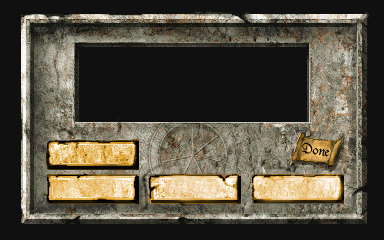
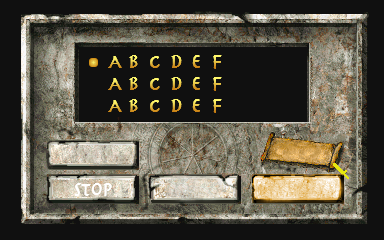
Layer changes from the first 384x240 image to the second:
hid "Button_Play_Hover" over [left=46, top=139, right=139, bottom=170]
hid "Button_Play_Idle" over [left=46, top=139, right=139, bottom=170]
hid "Button_Delete_Hover" over [left=47, top=174, right=139, bottom=204]
hid "Button_Delete_Idle" over [left=47, top=174, right=139, bottom=204]
hid "Button_Settings_Hover" over [left=149, top=174, right=241, bottom=204]
hid "Button_Settings_Idle" over [left=149, top=174, right=241, bottom=204]
hid "Done" over [left=302, top=143, right=330, bottom=157]
added layer "Layer 7" above "Layer 6" over [left=108, top=99, right=222, bottom=113]
added layer "Layer 6" above "Layer 5" over [left=108, top=77, right=222, bottom=91]
added layer "Layer 5" above "Cursor" over [left=108, top=55, right=222, bottom=69]
added layer "Cursor" above "SelectedSave" over [left=333, top=163, right=349, bottom=179]
added layer "SelectedSave" above "Stop" over [left=89, top=58, right=98, bottom=67]
added layer "Stop" above "Button_Exit_Hover" over [left=74, top=183, right=112, bottom=196]
added layer "Button_Exit_Hover" (1st of 2) above "Button_Exit_Idle" over [left=259, top=130, right=346, bottom=173]
added layer "Button_Exit_Idle" (1st of 2) above "Layer 3" over [left=259, top=131, right=344, bottom=173]
added layer "Layer 3" above "Button_Exit_Hover" over [left=46, top=55, right=349, bottom=204]
hid "Button_Exit_Hover" (2nd of 2) over [left=290, top=131, right=344, bottom=169]
hid "Button_Exit_Idle" (2nd of 2) over [left=290, top=131, right=344, bottom=169]
renamed "Layer 1" to "original", hid it over [left=46, top=55, right=349, bottom=204]
